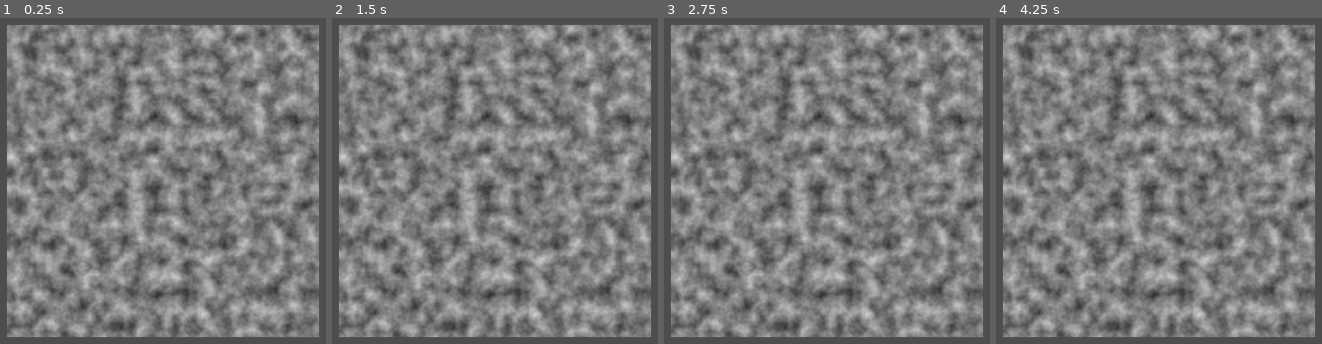
Above: before the commit, frames 1-4 (left to right).
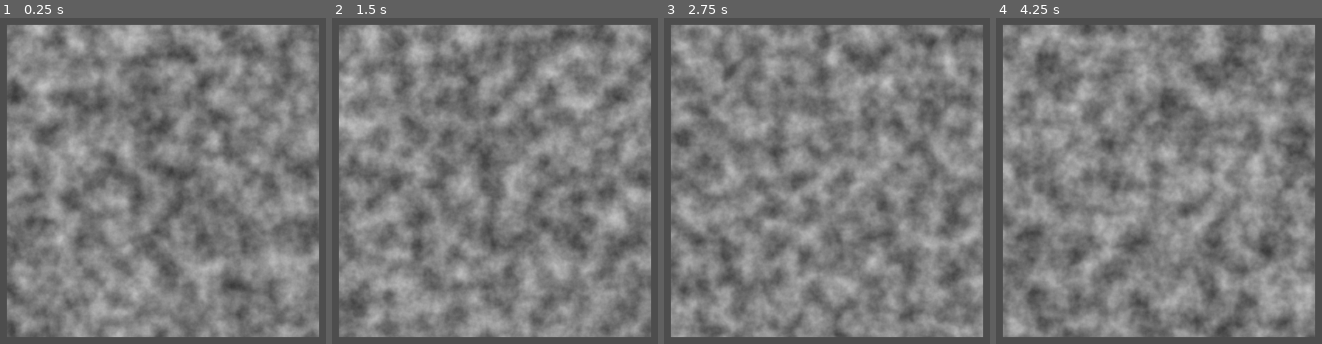
Above: after the commit, the same moments.

Repository: rafarillo/nature-of-code
Game: Godot game, scene res://Scenes/perlin_noise_2d.tscn
Two runs of this game, one before a commit and one after it. Both use one fixed random seed, a clock stepped at 60 frames per second and the inputs below. This scene is started directly instead of the project's main scene.
Inputs:
- Up to frame 1 (0.25 s): no input
- Up to frame 2 (1.5 s): no input
- Up to frame 3 (2.75 s): no input
- Up to frame 4 (4.25 s): no input

The runs differ from the first frame. In frame 1, 40% of the frame differs, in the area x 2-98%, y 2-98%; in frame 2, 39%; in frame 3, 38%; in frame 4, 42%.

Commit message:
Animated Simplex noise

Diff:
--- a/Scenes/perlin_noise_2d.tscn
+++ b/Scenes/perlin_noise_2d.tscn
@@ -6,7 +6,8 @@
 [node name="PerlinNoise2D" type="Node2D" node_paths=PackedStringArray("sprite")]
 script = ExtResource("1_h6moc")
 sprite = NodePath("Sprite2D")
-_increment = 3.615
+_increment = 2.775
+_timeSpeed = 4.145
 
 [node name="Sprite2D" type="Sprite2D" parent="."]
 position = Vector2(640, 360)
--- a/Scripts/PerlinNoise2D.gd
+++ b/Scripts/PerlinNoise2D.gd
@@ -2,9 +2,11 @@
 
 @export var sprite: Sprite2D
 @export var _increment:float = 0.1
+@export var _timeSpeed := 1.0
 
 var screenSize: Vector2
 var noise := FastNoiseLite.new()
+var _time := 0.0
 
 func _ready() -> void:
 	screenSize = DisplayServer.window_get_size()
@@ -18,16 +20,16 @@
 func DrawMain() -> void:
 	while true:
 		await get_tree().create_timer(0.01).timeout
+		_time += _timeSpeed
 		queue_redraw()
 
 func DrawPerlinNoise():
 	var img := sprite.texture.get_image()
-
 	var xoff := 0.0
 	for i in range(0, img.get_width()):
 		var yoff := 0.0
 		for j in range(0, img.get_height()):
-			var randomNoise: float = remap(noise.get_noise_2d(xoff, yoff), -1.0, 1.0, 0.0, 1.0)
+			var randomNoise: float = remap(noise.get_noise_3d(xoff, yoff, _time), -1.0, 1.0, 0.0, 1.0)
 			var color:Color = Color(randomNoise, randomNoise, randomNoise)
 			img.set_pixel(i, j, color)
 			# draw_circle(position, 1.0, color)
